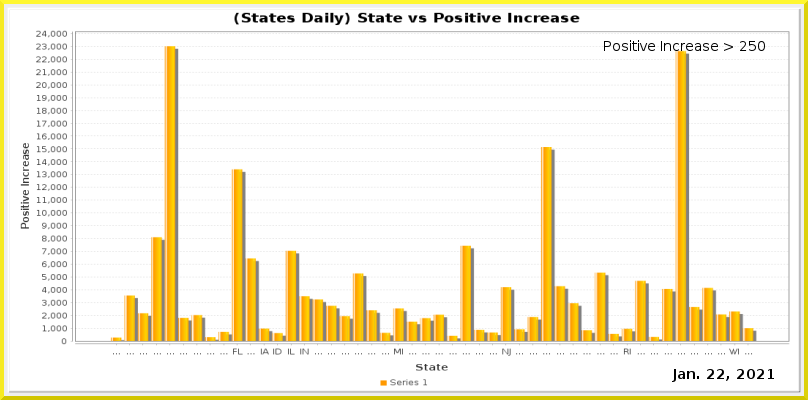
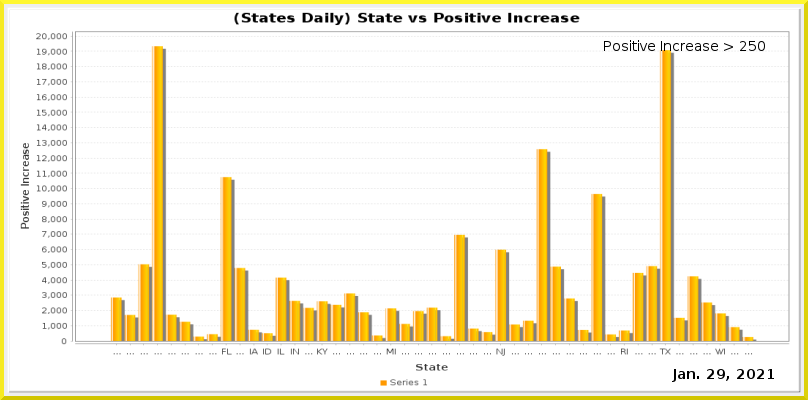
Layer changes from the first 808×400 image to the second:
painted on "Current Date" over [717, 369, 725, 379]
painted on "Date_vs_TestIncrease.png" over [36, 30, 789, 356]
